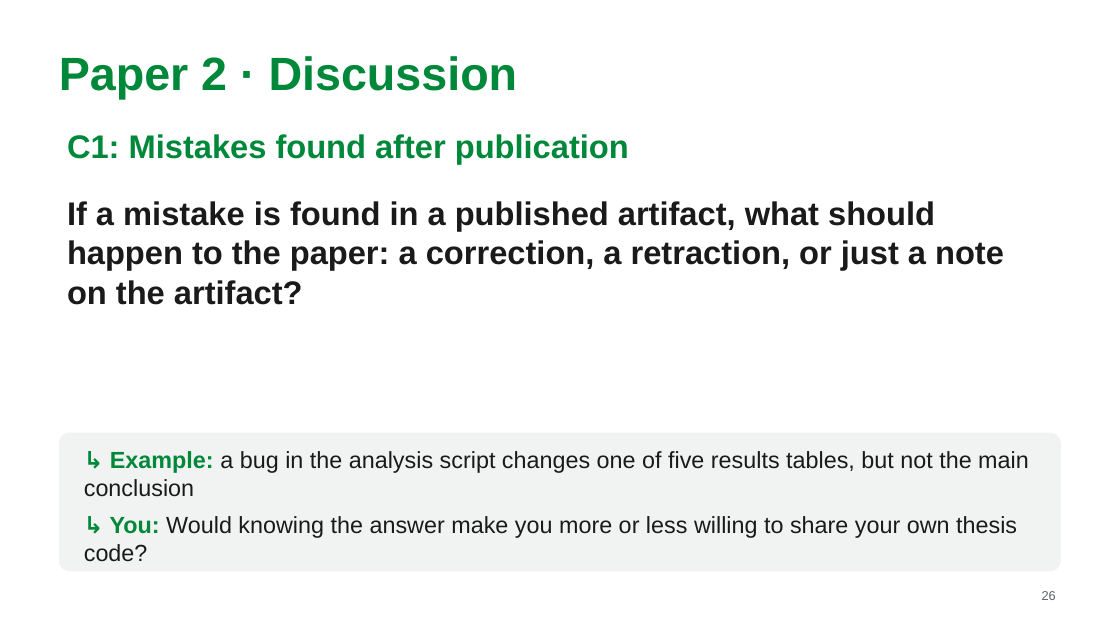
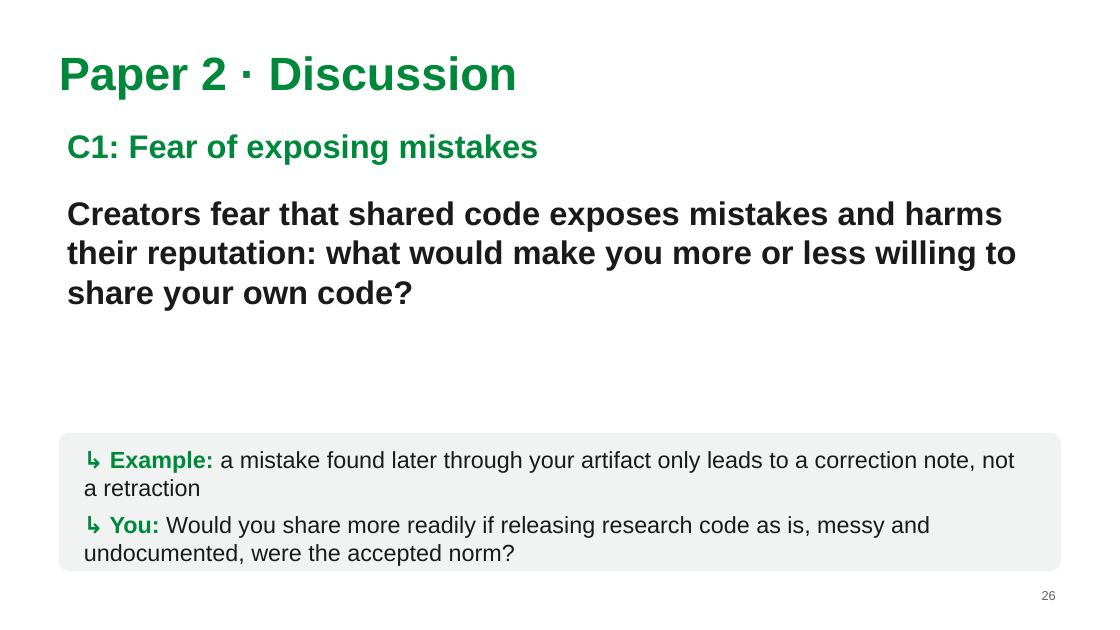
Before and after one commit to MarkAndreDuesing/Reprod_Docs_And_Notes, a slide deck: slide 26 of Vorl_2/slides/lecture2-team-paper2.pptx. Drawn at 1120x630 pixels with LibreOffice and Linux fonts; fonts in the diff are those of the drawing. Boxes give left, top, right and bottom in pixels: in the first picture for what was removed or moved away, otherwise in the second. Text is boxed around its words. In the diff, an @@ line names an element or a change of style, - is before the commit and + after.

```diff
--- a/Vorl_2/slides/lecture2-team-paper2.pptx
+++ b/Vorl_2/slides/lecture2-team-paper2.pptx
@@ text at <box>67,134,539,164</box>: text changed @@
-C1: Mistakes found after publication
+C1: Fear of exposing mistakes
@@ text at <box>67,201,1017,310</box>: text changed @@
-If a mistake is found in a published artifact, what should happen to the paper: a correction, a retraction, or just a note on the artifact?
+Creators fear that shared code exposes mistakes and harms their reputation: what would make you more or less willing to share your own code?
@@ text at <box>84,451,1014,566</box>: text changed @@
-↳ Example: a bug in the analysis script changes one of five results tables, but not the main conclusion
-↳ You: Would knowing the answer make you more or less willing to share your own thesis code?
+↳ Example: a mistake found later through your artifact only leads to a correction note, not a retraction
+↳ You: Would you share more readily if releasing research code as is, messy and undocumented, were the accepted norm?
```
Also in this commit, not shown: 11 other slides changed, 1 slide removed, 2 other files.
